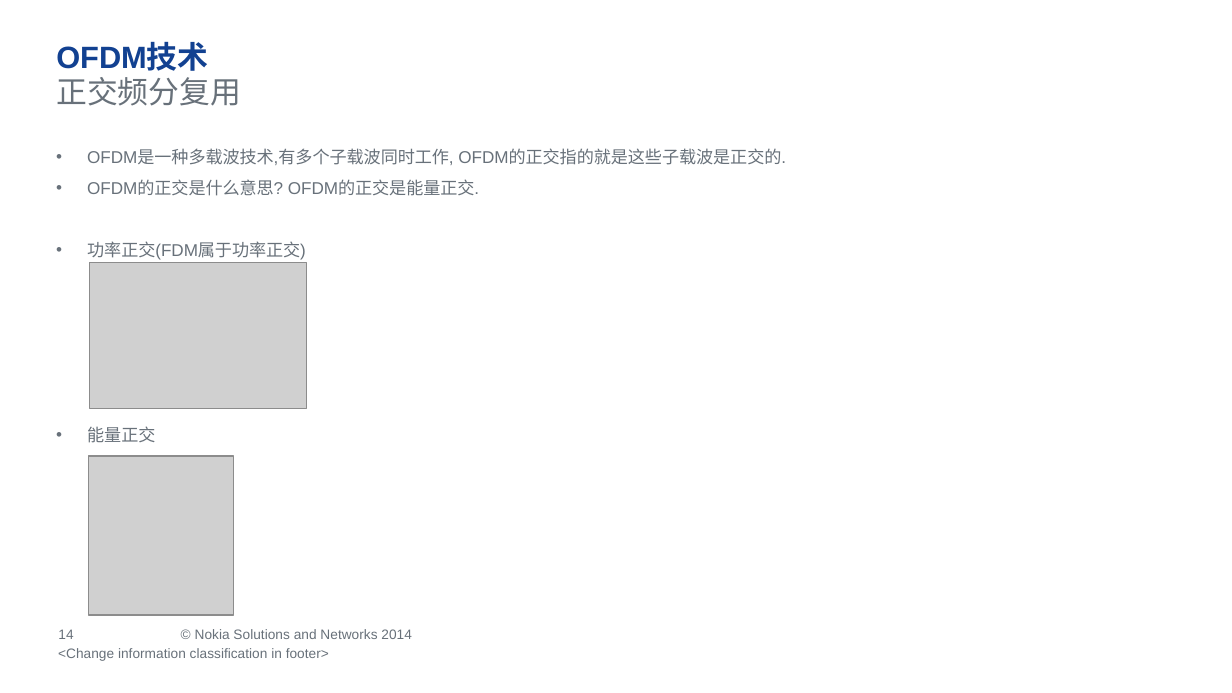
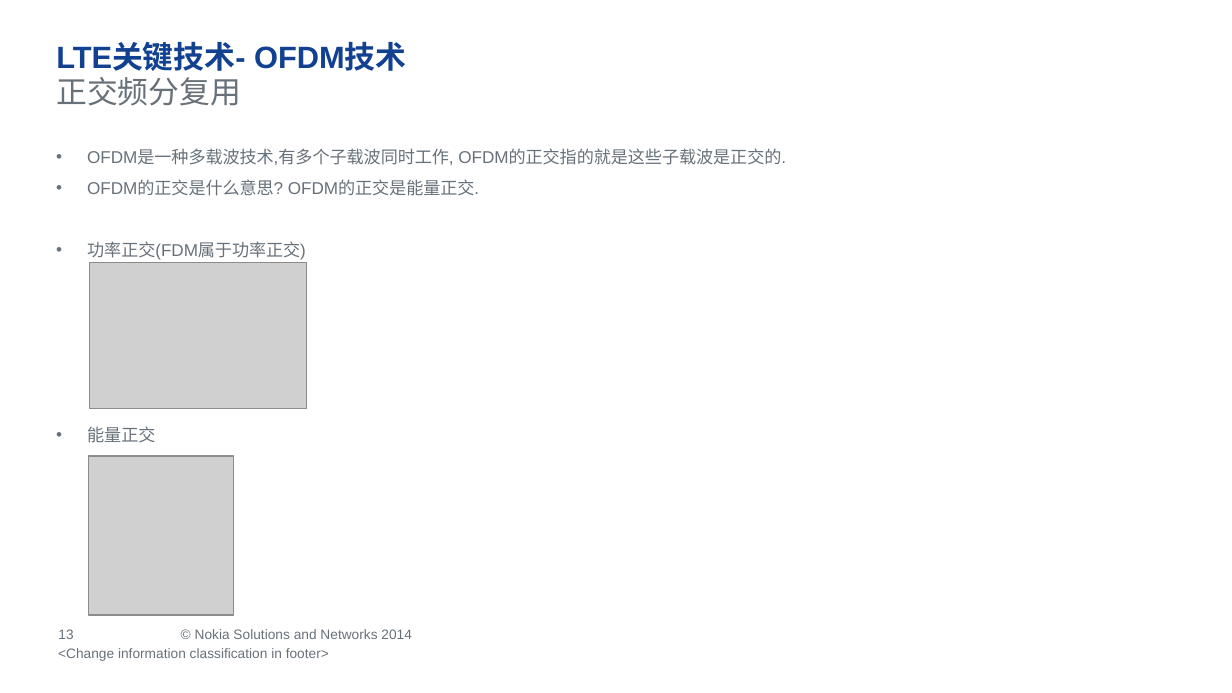
Before and after one commit to ZhouRock/LTE-study, a slide deck: slide 13 of LTE_introduction_by_zhoulei.pptx (slide 14 before the commit). Drawn at 1232x693 pixels with LibreOffice and Linux fonts; fonts in the diff are those of the drawing; grey boxes stand for pictures; background and template pictures are left out. Boxes give left, top, right and bottom in pixels: in the first picture for what was removed or moved away, otherwise in the second. Text is boxed around its words. In the diff, an @@ line names an element or a change of style, - is before the commit and + after.

```diff
--- a/LTE_introduction_by_zhoulei.pptx
+++ b/LTE_introduction_by_zhoulei.pptx
@@ title at (x1=56, y1=44, x2=406, y2=71): text changed @@
-OFDM技术
+LTE关键技术- OFDM技术
@@ page number at (x1=58, y1=629, x2=73, y2=639): text changed @@
-14
+13
```
Also in this commit, not shown: 3 other slides changed, 1 slide removed.
